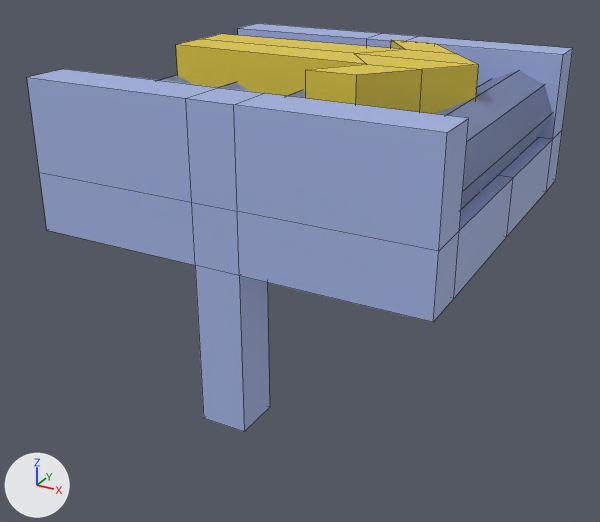
An edit to the Blender file blender/conveyor.blend, drawn before and after from the same camera.
Both versions are drawn from a 50 mm camera at (0.959, -1.867, 1.143) aimed at (-0.024, -0.079, 0.249). Lighting does not change. The marker at lower left points along +X, +Y and +Z. Mesh edges are drawn as thin lines.

Names of what the first picture shows: 'ConveyorMesh'.
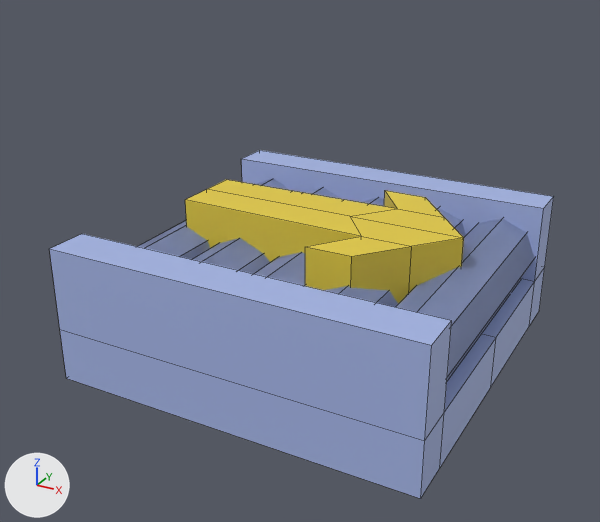
What differs and where, as boxes [x1, y1, x2, y2] in the pictures (600 x 522 px; the box of a moved part takes in the faces that stretch with it):
'ConveyorMesh', reshaped (8% narrower, 15% shorter)
    before: [27, 23, 573, 432]
    after: [50, 150, 554, 499]
part 1 of me_conveyormesh, moved or reshaped
    before: [289, 90, 306, 98]
    after: [268, 197, 384, 286]
part 2 of me_conveyormesh, moved or reshaped (not visible before)
    after: [255, 197, 378, 277]
part 3 of me_conveyormesh, moved or reshaped
    before: [219, 82, 251, 92]
    after: [193, 188, 341, 274]
part 4 of me_conveyormesh, moved or reshaped (not visible before)
    after: [325, 208, 466, 307]
part 5 of me_conveyormesh, moved or reshaped
    before: [436, 71, 552, 208]
    after: [396, 219, 534, 381]
part 6 of me_conveyormesh, moved or reshaped
    before: [160, 75, 191, 84]
    after: [137, 179, 292, 259]
part 7 of me_conveyormesh, moved or reshaped
    before: [176, 34, 479, 114]
    after: [185, 180, 464, 304]
part 8 of me_conveyormesh, rebuilt (8% narrower, 15% shorter)
    before: [27, 23, 573, 432]
    after: [50, 150, 554, 499]

What changed in the scene script:
```text
Change me_conveyormesh:
    used by ob_conveyormesh; location = (0.0, 0.0, 0.0)
    remove me_conveyormesh.from_pydata(...)  # 148 vertices, 91 faces; spans x -0.5..0.5, y -0.41..0.5, z -0.011..0.792
    add me_conveyormesh.from_pydata(...)  # 128 vertices, 73 faces; spans x -0.5..0.5, y -0.41..0.5, z -0.03..0.369
    me_conveyormesh part 1: the loose piece of 16 vertices spanning x -0.103..0.103, y -0.41..0.41, z 0.509..0.714 is moved by (0.0, 0.0, -0.423)
    me_conveyormesh part 2: the loose piece of 16 vertices spanning x -0.103..0.103, y -0.41..0.41, z 0.509..0.714 is moved by (0.0, 0.0, -0.423)
    me_conveyormesh part 3: the loose piece of 16 vertices spanning x -0.296..-0.09, y -0.41..0.41, z 0.509..0.714 is moved by (0.0, 0.0, -0.423)
    me_conveyormesh part 4: the loose piece of 16 vertices spanning x 0.092..0.298, y -0.41..0.41, z 0.509..0.714 is moved by (0.0, 0.0, -0.423)
    me_conveyormesh part 5: the loose piece of 16 vertices spanning x 0.285..0.491, y -0.41..0.41, z 0.509..0.714 is moved by (0.0, 0.0, -0.423)
    me_conveyormesh part 6: the loose piece of 16 vertices spanning x -0.481..-0.275, y -0.41..0.41, z 0.509..0.714 is moved by (0.0, 0.0, -0.423)
    me_conveyormesh part 7: the loose piece of 16 vertices spanning x -0.375..0.395, y 0.0..0.239, z 0.638..0.792 is moved by (0.0, 0.0, -0.423)
    me_conveyormesh part 8: the loose piece of 36 vertices spanning x -0.5..0.5, y 0.0..0.5, z -0.011..0.765 is rebuilt with 16 vertices and now spans x -0.5..0.5, y 0.0..0.5, z -0.03..0.342
```
